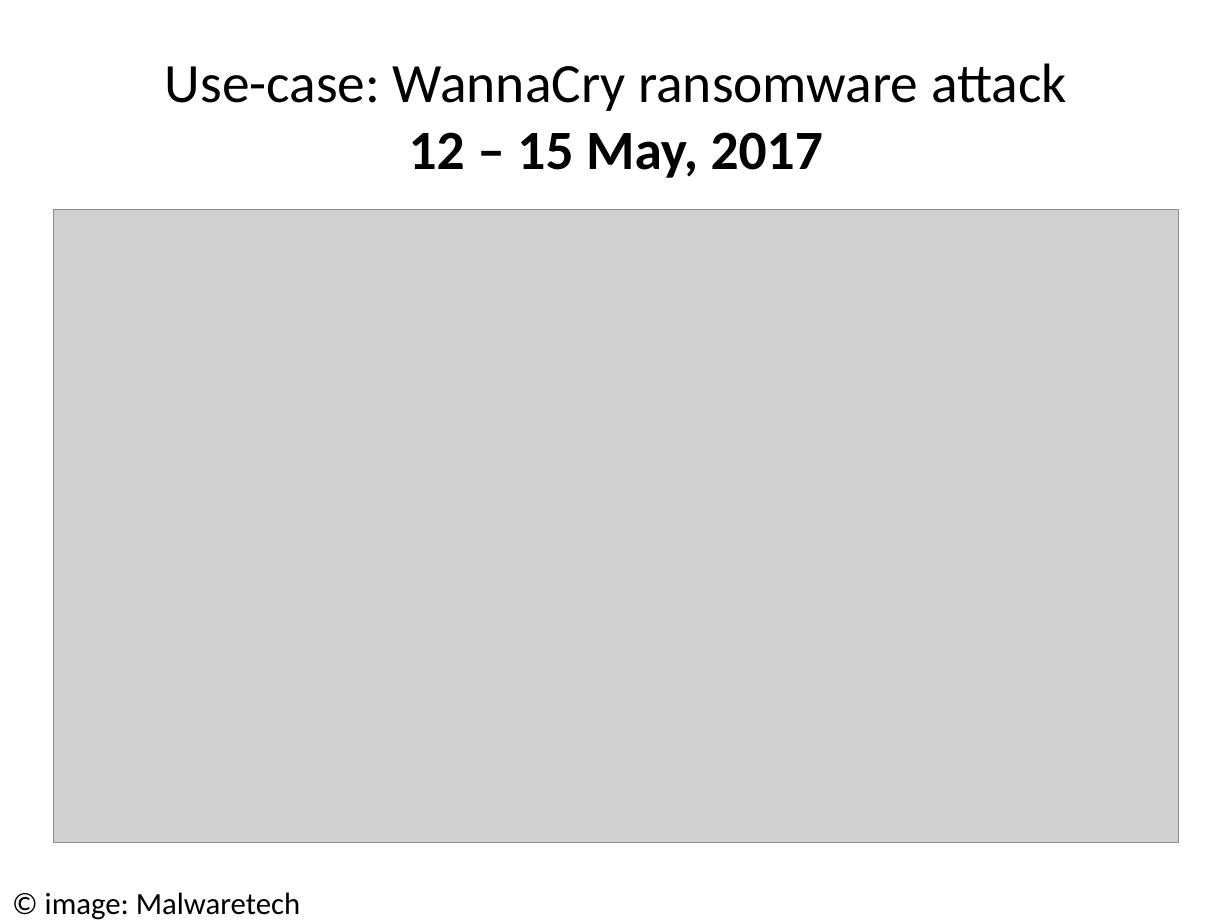
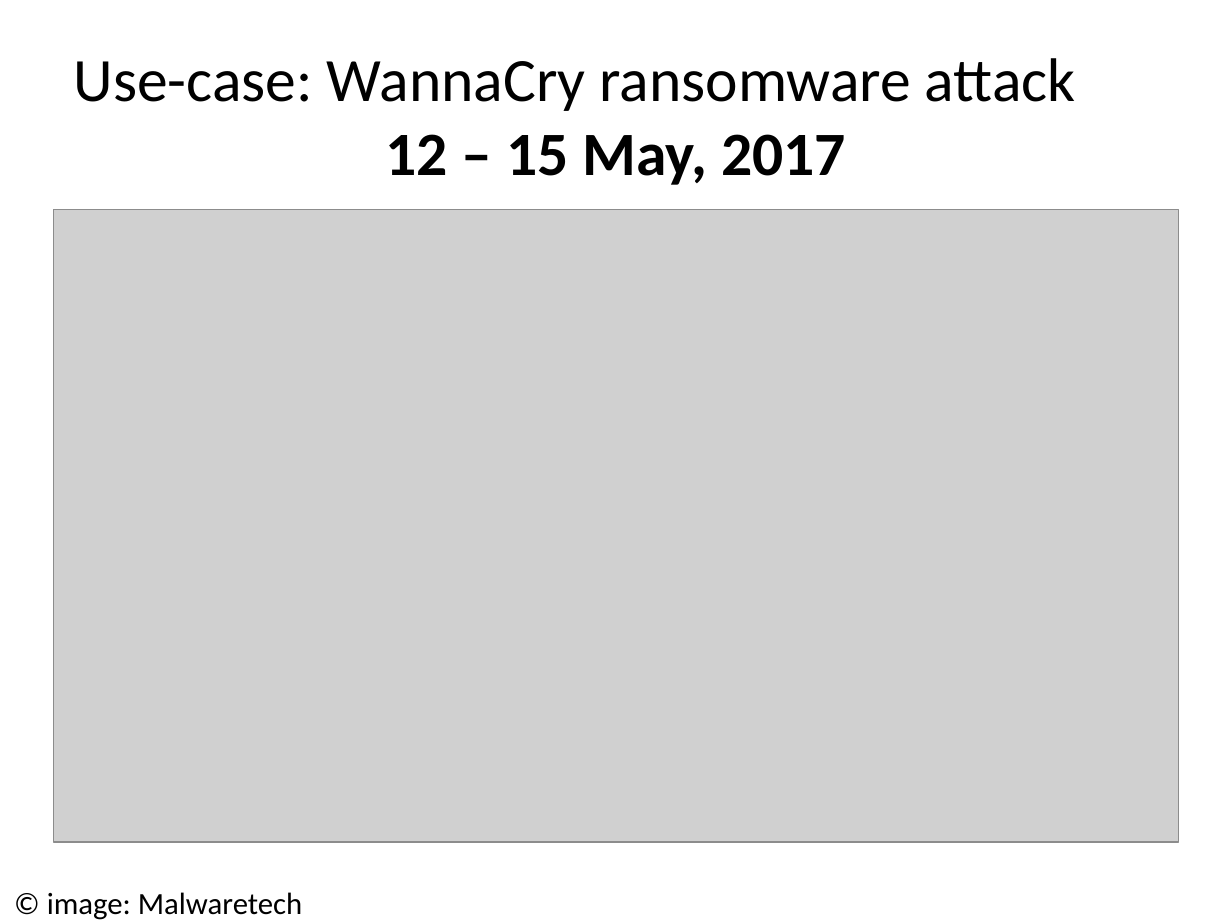
Before and after one commit to NasrK/streamline-hackathon-boilerplate, a slide deck: slide 5 of Team Happiness.pptx (slide 4 before the commit). Drawn at 1232x924 pixels with LibreOffice and Linux fonts; fonts in the diff are those of the drawing; grey boxes stand for pictures. Boxes give left, top, right and bottom in pixels: in the first picture for what was removed or moved away, otherwise in the second. Text is boxed around its words. In the diff, an @@ line names an element or a change of style, - is before the commit and + after.

```diff
--- a/Team Happiness.pptx
+++ b/Team Happiness.pptx
@@ text "Use-case: WannaCry ransomware attack 12 ..." at box(74, 58, 1076, 185): size 32.4 to 36 pt @@
```
Also in this commit, not shown: 7 other slides changed, 2 slides added, 3 slides removed.
